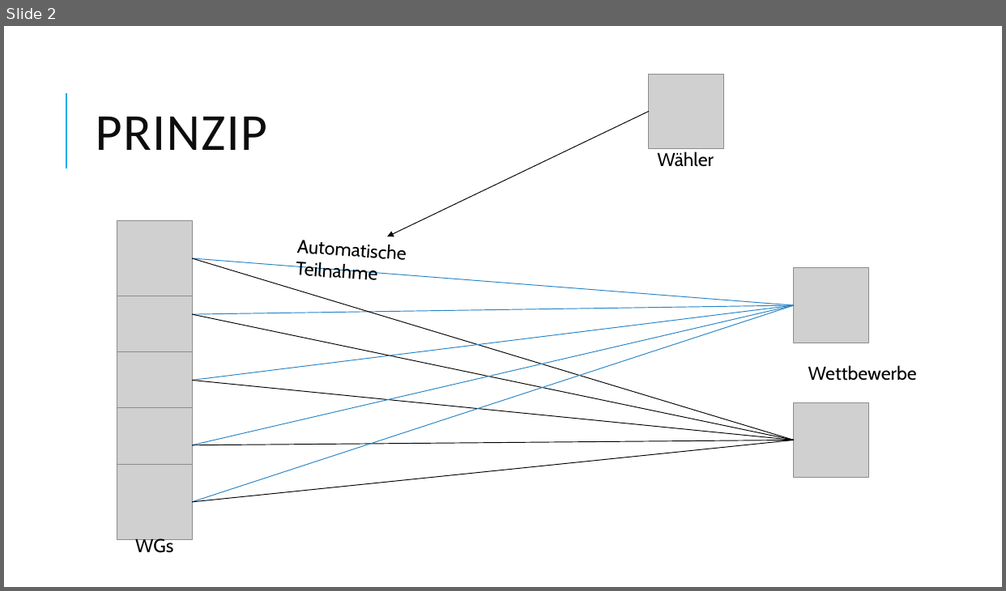
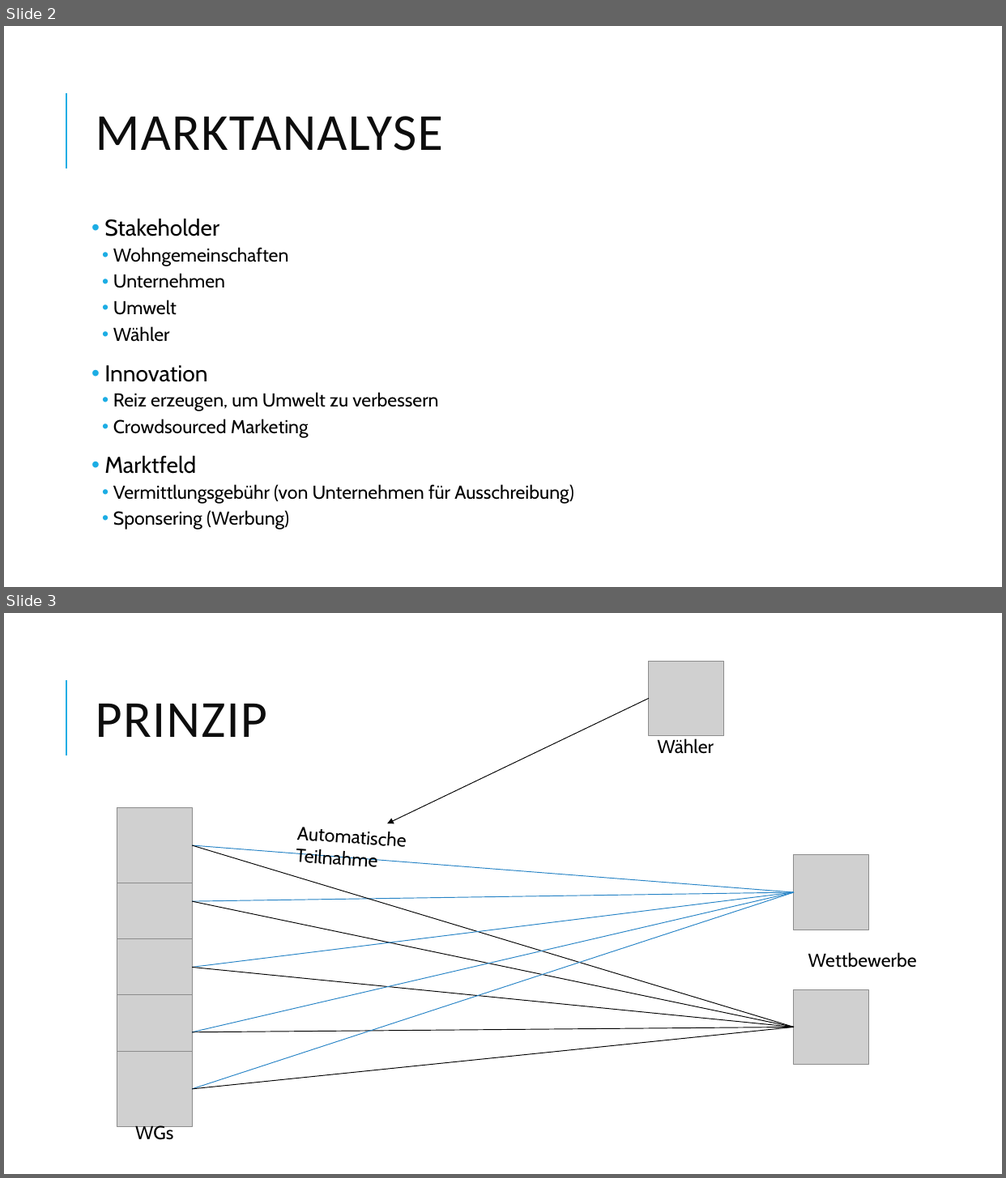
Before and after one commit to christopherchristensen/summaries, a slide deck: xml/pitch/wg_xml_pitch.pptx. Shown one above the other, each under a label of ours: slide 2 before the commit, slides 2 and 3 after it. The pictures are 1006x591 and 1006x1178 pixels, drawn with LibreOffice and Linux fonts; fonts in the diff are those of the drawing; grey boxes stand for pictures. Boxes give left, top, right and bottom in pixels: in the first picture for what was removed or moved away, otherwise in the second. Text is boxed around its words. In the diff, an @@ line names an element or a change of style, - is before the commit and + after.

```diff
--- a/xml/pitch/wg_xml_pitch.pptx
+++ b/xml/pitch/wg_xml_pitch.pptx
@@ slide 2 added at bbox=[4, 26, 1002, 587], background #FFFFFF; not listed: 1 template element that a slide beside it also shows @@
@@ title added at bbox=[96, 116, 443, 151], 50 pt, text #0D0D0D @@
+MARKTANALYSE
@@ text added at bbox=[104, 218, 573, 530], 18 pt, text #000000 @@
+• Stakeholder
+  • Wohngemeinschaften
+  • Unternehmen
+  • Umwelt
+  • Wähler
+• Innovation
+  • Reiz erzeugen, um Umwelt zu verbessern
+  • Crowdsourced Marketing
+• Marktfeld
+  • Vermittlungsgebühr (von Unternehmen für Ausschreibung)
+  • Sponsering (Werbung)
@@ what was slide 2 is now slide 3 @@
```
Also in this commit, not shown: 1 slide changed, 1 other slide added, 1 other file.
